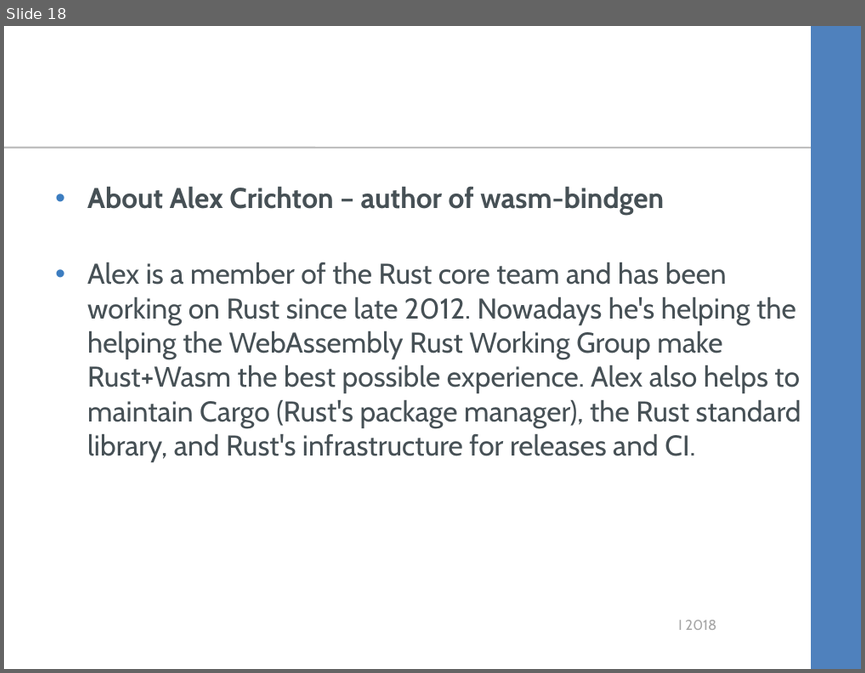
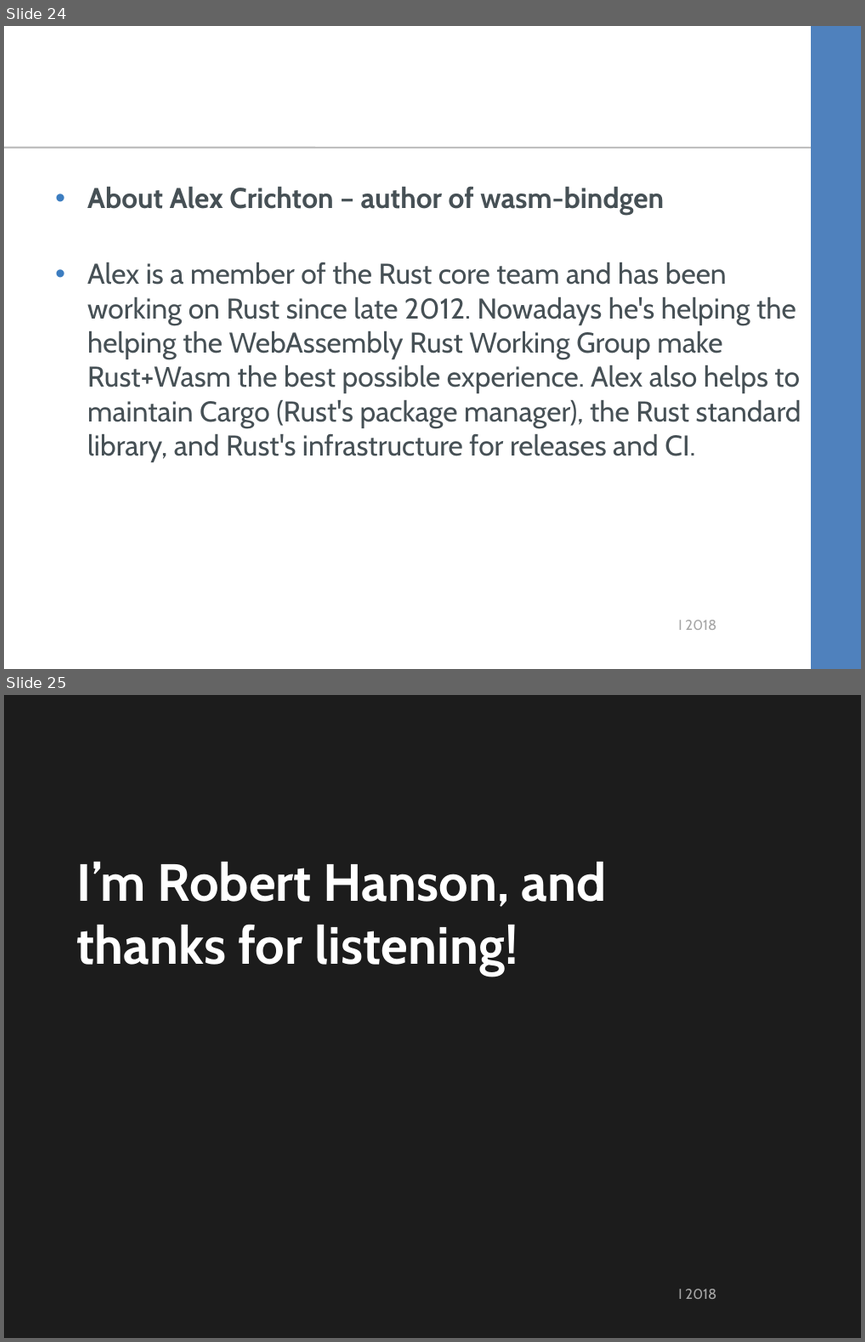
Before and after one commit to kimtuck/WebAssembly, a slide deck: webassembly.ppt. Shown one above the other, each under a label of ours: slide 18 before the commit, slides 24 and 25 after it. The pictures are 865x673 and 865x1342 pixels, drawn with LibreOffice and Linux fonts; fonts in the diff are those of the drawing; background and template pictures are left out. Boxes give left, top, right and bottom in pixels: in the first picture for what was removed or moved away, otherwise in the second. Text is boxed around its words. In the diff, an @@ line names an element or a change of style, - is before the commit and + after.

```diff
--- a/webassembly.ppt
+++ b/webassembly.ppt
@@ slide 25 added at (x1=4, y1=695, x2=861, y2=1338), background #1C1C1C; not listed: 1 template element that a slide beside it also shows @@
@@ title added at (x1=77, y1=861, x2=606, y2=975), 44 pt, text #FFFFFF, bold @@
+I’m Robert Hanson, and
+thanks for listening!
@@ what was slide 18 is now slide 24 @@
```
Also in this commit, not shown: 7 slides changed, 4 other slides added, 1 slide removed, 6 other files.
